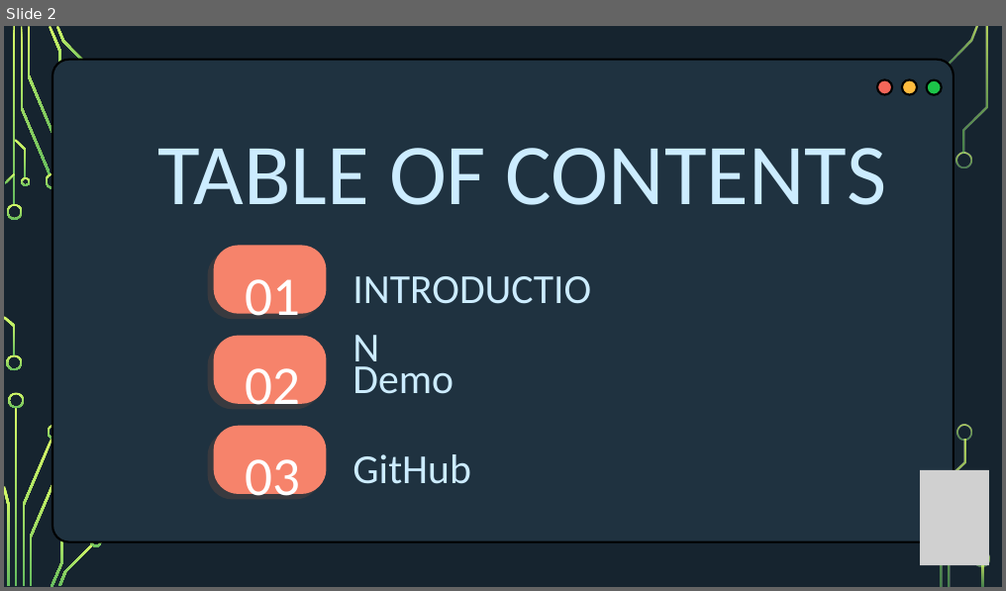
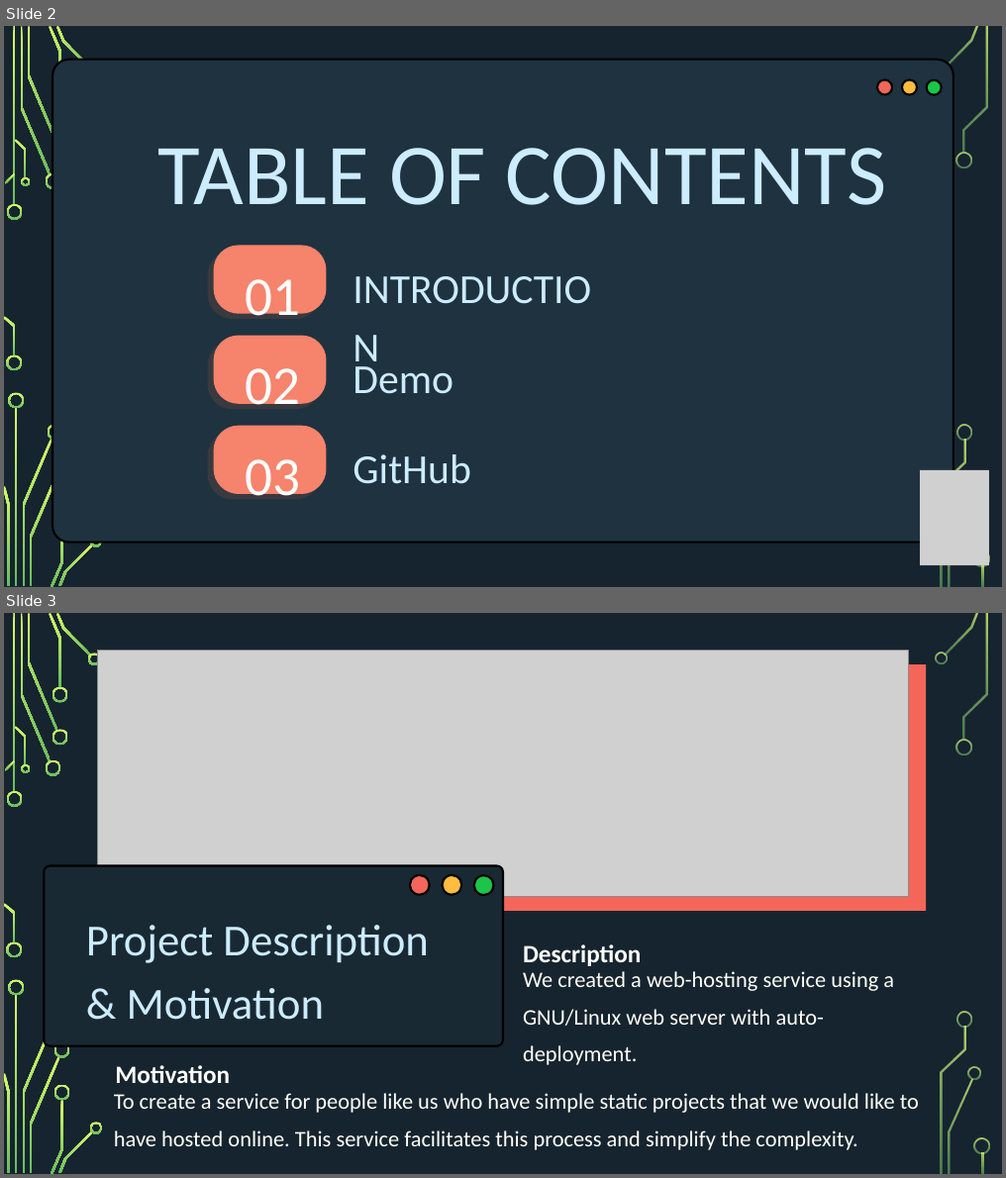
Before and after one commit to kayyza/UNIX-FinalProject, a slide deck: Documentation/UnixPresentation.pptx. Shown one above the other, each under a label of ours: slide 2 before the commit, slides 2 and 3 after it. The pictures are 1006x591 and 1006x1178 pixels, drawn with LibreOffice and Linux fonts; fonts in the diff are those of the drawing; grey boxes stand for pictures; background and template pictures are left out. Boxes give left, top, right and bottom in pixels: in the first picture for what was removed or moved away, otherwise in the second. Text is boxed around its words. In the diff, an @@ line names an element or a change of style, - is before the commit and + after.

```diff
--- a/Documentation/UnixPresentation.pptx
+++ b/Documentation/UnixPresentation.pptx
@@ slide 3 added at (4, 613, 1002, 1174), background picture (left out); not listed: 31 template elements that a slide beside it also shows @@
@@ picture added at (98, 650, 908, 896) @@
@@ rectangle added at (115, 664, 926, 910), fill #F46659 @@
@@ group added at (54, 652, 947, 1100): 4 freeform shapes @@
@@ rounded rectangle added at (44, 866, 503, 1047), fill #192934, outline #000000 3 pt @@
@@ ellipse added at (410, 875, 429, 895), fill #F46659, outline #000000 3 pt @@
@@ ellipse added at (443, 875, 461, 895), fill #FFBC3E, outline #000000 3 pt @@
@@ ellipse added at (474, 875, 493, 895), fill #1CC549, outline #000000 3 pt @@
@@ text added at (86, 925, 428, 1020), 64 pt, text #CCECFF @@
+Project Description
+& Motivation
@@ text added at (523, 945, 641, 966), 36 pt, text #FFFEF8, bold @@
+Description
@@ text added at (523, 971, 894, 1026), 32 pt, text #FFFEF8 @@
+We created a web-hosting service using a GNU/Linux web server with auto-deployment.
@@ text added at (115, 1065, 230, 1083), 36 pt, text #FFFEF8, bold @@
+Motivation
@@ text added at (114, 1093, 919, 1151), 32 pt, text #FFFEF8 @@
+To create a service for people like us who have simple static projects that we would like to have hosted online. This service facilitates this process and simplify the complexity.
```
Also in this commit, not shown: 2 slides changed, 8 other slides added, 2 slides removed.
